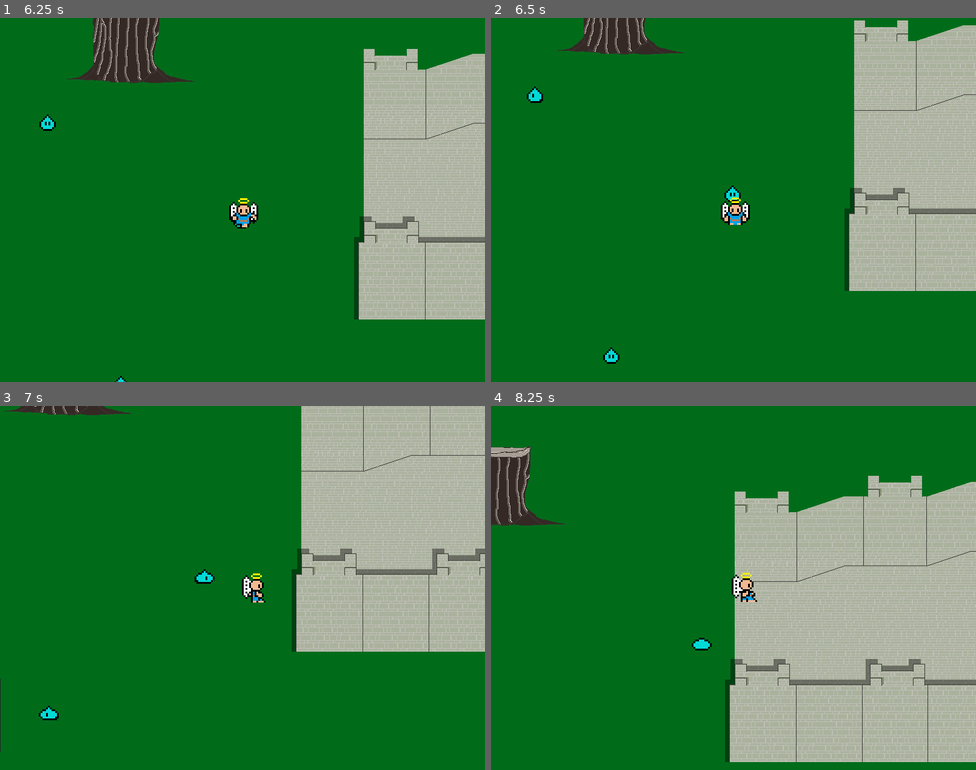
Above: before the commit, frames 1-4 (two rows, left to right).
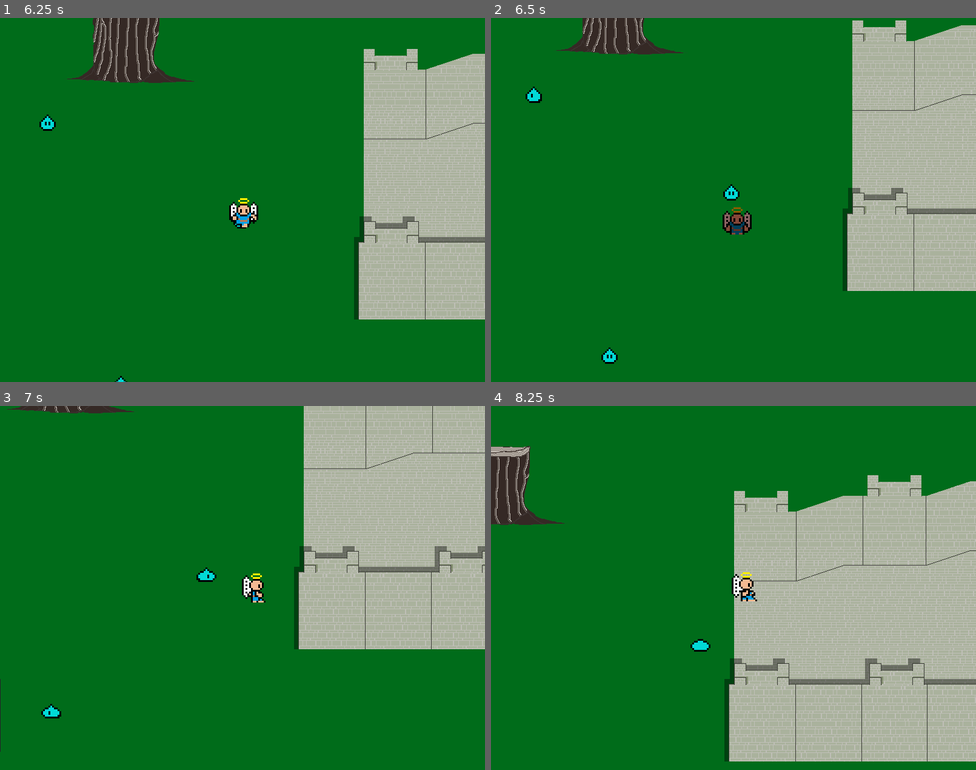
Above: after the commit, the same moments.

Repository: chipolux/a-very-grood-game
Game: Godot game, scene res://scenes/main-menu.tscn
The game is run twice, just before and just after one commit, with the same random seed, the same clock (stepped at 60 frames per second) and the same inputs.
Inputs (mouse positions are in pixels of both pictures, inside the frame that each line leads up to):
- Up to frame 1 (6.25 s): click "Start" at 0.5 s; tap Enter (ui_accept) at 1.25, 1.52, 2.27, 3.77, 4.52, 5.27 s; move the mouse to (349, 181) at 1.27 s; press the mouse at (349, 181) at 1.28 s; hold Right (ui_right) 1.28-2.03 s; move the mouse to (145, 218) at 2.02 s; release the mouse at (145, 218) at 2.03 s; hold Down (ui_down) 2.03-2.78 s; right-click (145, 218) at 2.1 s; move the mouse to (291, 119) at 2.77 s; press the mouse at (291, 119) at 2.78 s; hold Right (ui_right) 2.78-3.53 s; move the mouse to (218, 272) at 3.52 s; release the mouse at (218, 272) at 3.53 s; hold Up (ui_up) 3.53-4.28 s; right-click (218, 272) at 3.6 s; move the mouse to (388, 254) at 4.27 s; press the mouse at (388, 254) at 4.28 s; hold Left (ui_left) 4.28-5.78 s; move the mouse to (97, 145) at 5.02 s; release the mouse at (97, 145) at 5.03 s; right-click (97, 145) at 5.1 s; move the mouse to (266, 200) at 5.77 s; press the mouse at (266, 200) at 5.78 s; hold Down (ui_down) from 5.78 s (still down)
- Up to frame 2 (6.5 s): keep holding Down (ui_down)
- Up to frame 3 (7 s): move the mouse to (169, 497) at 6.52 s; release Down (ui_down) at 6.53 s; release the mouse at (169, 497) at 6.53 s; hold Right (ui_right) from 6.53 s (still down); right-click (169, 497) at 6.6 s; tap Enter (ui_accept) at 6.77 s
- Up to frame 4 (8.25 s): move the mouse to (840, 569) at 7.27 s; release Right (ui_right) at 7.28 s; press the mouse at (840, 569) at 7.28 s; hold Up (ui_up) 7.28-8.03 s; tap Enter (ui_accept) at 7.52 s; move the mouse to (636, 606) at 8.02 s; release the mouse at (636, 606) at 8.03 s; hold Right (ui_right) from 8.03 s (still down); right-click (636, 606) at 8.1 s

Frame 1 is identical in both runs. In frame 2, 4.6% of the frame differs, in the area x 7-100%, y 0-95%; in frame 3, 9.1%; in frame 4, 18%, in the area x 0-100%, y 11-98%.

Commit message:
Adjust how we handle enemy attacks.

Diff:
--- a/enemies/slime.gd
+++ b/enemies/slime.gd
@@ -3,7 +3,7 @@
 export(int) var FOLLOW_SPEED = 120
 export(int) var WANDER_SPEED = 50
 export(int) var DAMAGE = 10
-export(int) var KNOCKBACK = 1000
+export(int) var KNOCKBACK = 1500
 export(int) var XP = 5
 export(int) var hp = 10
 
--- a/enemies/slime.tscn
+++ b/enemies/slime.tscn
@@ -200,7 +200,7 @@
 FOLLOW_SPEED = 120
 WANDER_SPEED = 50
 DAMAGE = 10
-KNOCKBACK = 1000
+KNOCKBACK = 1500
 XP = 5
 hp = 10
 
--- a/scenes/player.tscn
+++ b/scenes/player.tscn
@@ -528,5 +528,3 @@
 anims/die = SubResource( 10 )
 anims/hit = SubResource( 11 )
 blend_times = [  ]
-
-[connection signal="body_entered" from="hitbox" to="." method="_on_body_entered_hitbox"]
--- a/scripts/player.gd
+++ b/scripts/player.gd
@@ -38,6 +38,8 @@
 	if (new_anim != current_anim):
 		current_anim = new_anim
 		get_node("anim").play(current_anim)
+	if not get_node("hit_player").is_playing():
+		_process_enemies()
 
 
 func _input(event):
@@ -49,8 +51,8 @@
 		attack_with_right_hand()
 
 
-func _on_body_entered_hitbox(body):
-	if not get_node("hit_player").is_playing():
+func _process_enemies():
+	for body in get_node("hitbox").get_overlapping_bodies():
 		print("player hit by %s" % body.get_name())
 		var direction = (global_position- body.global_position).normalized()
 		move_and_slide(direction * body.KNOCKBACK)
